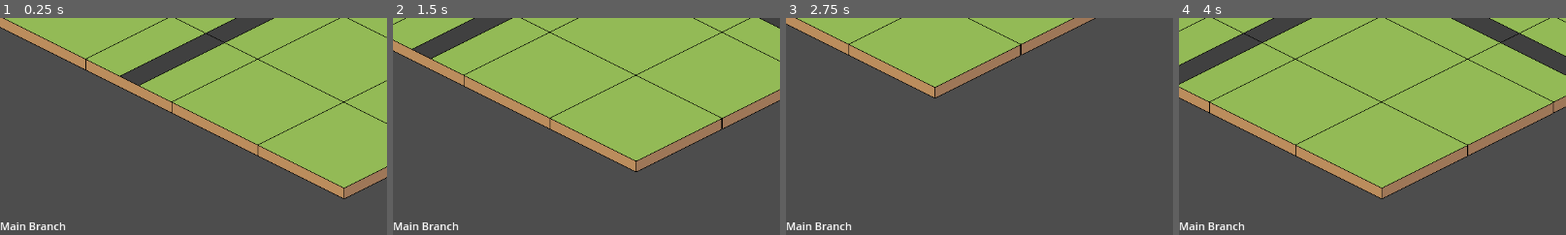
Above: before the commit, frames 1-4 (left to right).
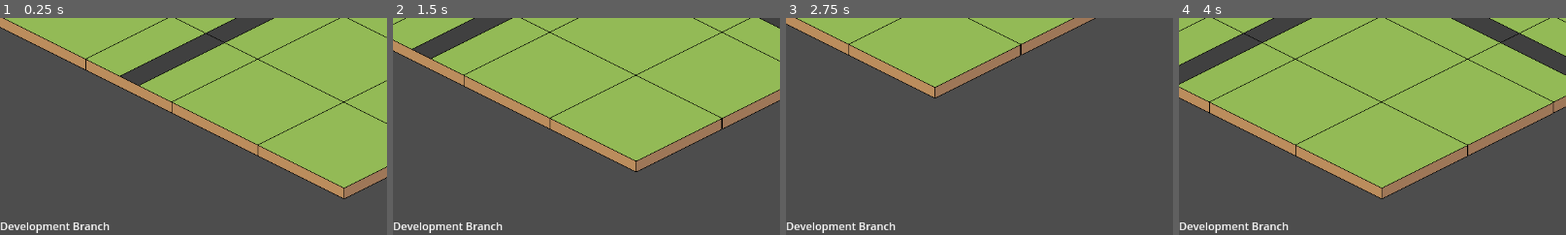
Above: after the commit, the same moments.

Repository: Olyveon/DinoPark
Game: Godot game, scene res://scenes/game.tscn
The game is run twice, just before and just after one commit, with the same random seed, the same clock (stepped at 60 frames per second) and the same inputs.
Inputs (mouse positions are % of the whole screen's width and height, from its top left):
- Up to frame 1 (0.25 s): no input
- Up to frame 2 (1.5 s): tap Enter at 0.5 s; move the mouse to (72, 45) at 0.52 s; hold D (move_right) 0.53-1.28 s; click (72, 45) at 0.67 s; move the mouse to (30, 55) at 1.27 s; hold S (move_down) from 1.28 s (still down)
- Up to frame 3 (2.75 s): move the mouse to (60, 28) at 2.02 s; release S (move_down) at 2.03 s; hold D (move_right) from 2.03 s (still down)
- Up to frame 4 (4 s): move the mouse to (45, 70) at 2.77 s; release D (move_right) at 2.78 s; hold Up (move_up) 2.78-3.53 s; click (45, 70) at 2.92 s; move the mouse to (80, 65) at 3.52 s; hold A (move_left) from 3.53 s (still down)
The pictures show only the part of the screen within x 0-50%, y 50-100%; the shares and areas given below are measured in that part.

The runs differ from the first frame. In frame 1, 0.5% of the frame differs, in the area x 0-29%, y 94-100%; in frame 2, 0.5%; in frame 3, 0.5%; in frame 4, 0.5%.

Commit message:
minor changes

Diff:
--- a/scenes/game.tscn
+++ b/scenes/game.tscn
@@ -42,7 +42,7 @@
 tile_set = SubResource("TileSet_okvup")
 format = 2
 layer_0/y_sort_enabled = true
-layer_0/tile_data = PackedInt32Array(3, 196608, 0, 2, 131072 …(468 unchanged characters)… 72, 0, -65536, 131072, 0, 0, 196608, 0, 65536, 131072, 0, 131072, 131072, 0, -196607, 196608, 1, -196606, 196608, 1, -196605, 196608, 0, -196604, 196608, 1, -196603, 196608, 1, -262141, 131072, 0, -262144, 131072, 0, -131073, 196608, 1, 65535, 196608, 1, 131071, 65536, 0, 196607, 65536, 0, -65537, 65536, 0, -1, 65536, 0, -196609, 65536, 0, -262143, 65536, 0, -262142, 65536, 0, -262140, 65536, 0, -262139, 65536, 0, -196610, 65536, 0, -262146, 65536, 0, -262145, 65536, 0, -327676, 65536, 0, -327675, 65536, 0, -327679, 65536, 0, -327678, 65536, 0, -65538, 65536, 0, -2, 65536, 0, 131070, 65536, 0, 196606, 65536, 0, 65534, 196608, 1, -131074, 196608, 1, -327677, 131072, 0, -327680, 131072, 0)
+layer_0/tile_data = PackedInt32Array(3, 196608, 0, 2, 131072 …(468 unchanged characters)… 72, 0, -65536, 131072, 0, 0, 196608, 0, 131072, 131072, 0, -196607, 196608, 1, -196606, 196608, 1, -196605, 196608, 0, -196604, 196608, 1, -196603, 196608, 1, -262141, 131072, 0, -262144, 131072, 0, -131073, 196608, 1, 65535, 196608, 1, 196607, 65536, 0, -65537, 65536, 0, -1, 65536, 0, -196609, 65536, 0, -262143, 65536, 0, -262142, 65536, 0, -262140, 65536, 0, -262139, 65536, 0, -196610, 65536, 0, -262146, 65536, 0, -262145, 65536, 0, -327676, 65536, 0, -327675, 65536, 0, -327679, 65536, 0, -327678, 65536, 0, -65538, 65536, 0, -2, 65536, 0, 131070, 65536, 0, 196606, 65536, 0, 65534, 196608, 1, -131074, 196608, 1, -327677, 131072, 0, -327680, 131072, 0, 131071, 65536, 0, 65536, 131072, 0)
 layer_1/name = "Layer 1"
 layer_1/y_sort_enabled = true
 layer_1/y_sort_origin = 1
@@ -82,7 +82,7 @@
 grow_vertical = 0
 text = "Work in progress"
 
-[node name="Label2" type="Label" parent="Player/Interface/UI"]
+[node name="Branch" type="Label" parent="Player/Interface/UI"]
 layout_mode = 1
 anchors_preset = 2
 anchor_top = 1.0
@@ -90,5 +90,5 @@
 offset_top = -23.0
 offset_right = 164.0
 grow_vertical = 0
-text = "Main Branch
+text = "Development Branch
 "
